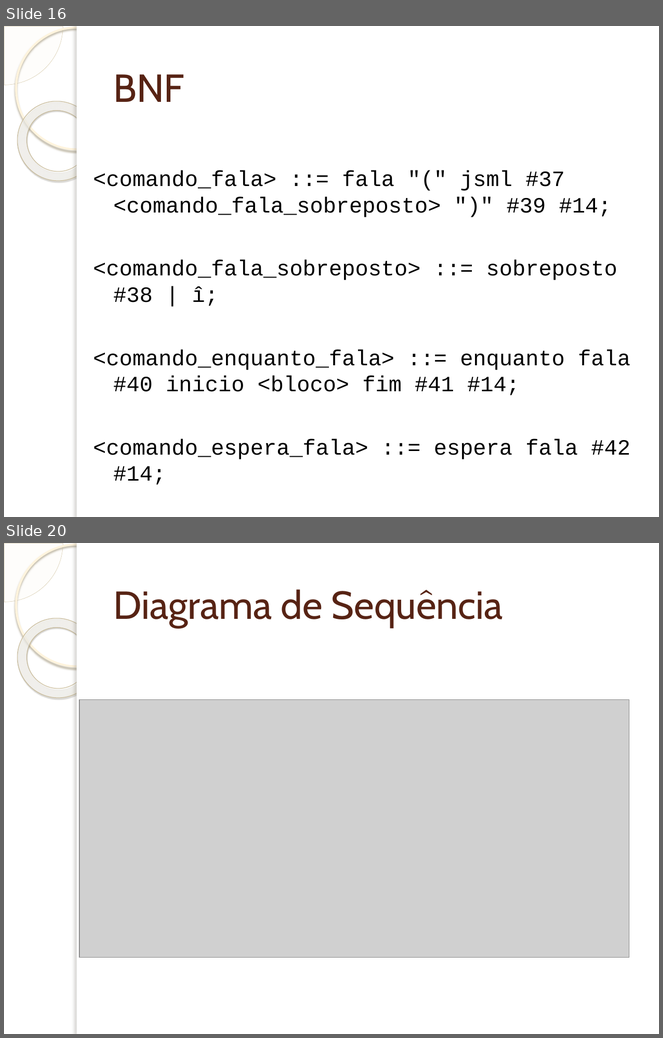
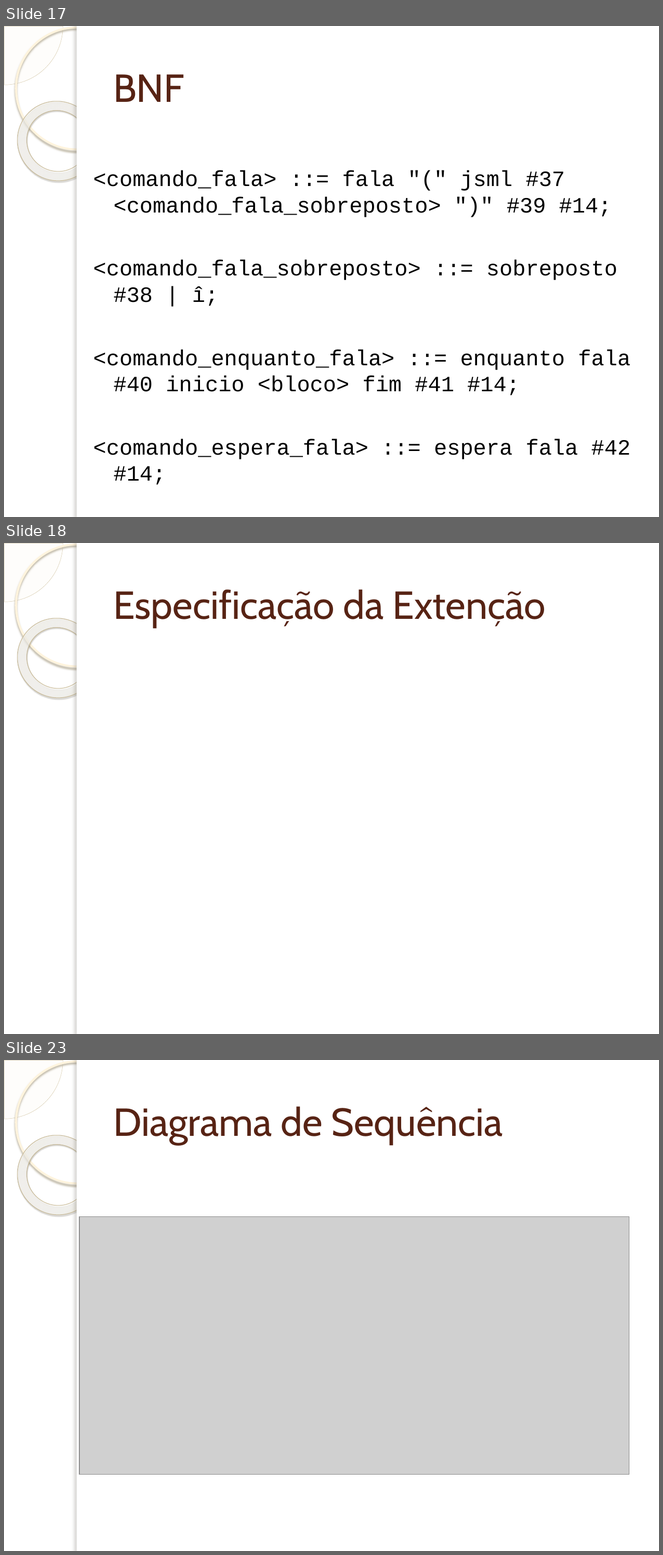
Before and after one commit to wendeldavid/soundwave, a slide deck: docs/tcc/Implementação de Suporta à Programação e Interpretação da.pptx. Shown one above the other, each under a label of ours: slides 16 and 20 before the commit, slides 17, 18 and 23 after it; the slides between them are not shown. The pictures are 663x1038 and 663x1555 pixels, drawn with LibreOffice and Linux fonts; fonts in the diff are those of the drawing; grey boxes stand for pictures; background and template pictures are left out. Boxes give left, top, right and bottom in pixels: in the first picture for what was removed or moved away, otherwise in the second. Text is boxed around its words. In the diff, an @@ line names an element or a change of style, - is before the commit and + after.

```diff
--- a/docs/tcc/Implementação de Suporta à Programação e Interpretação da.pptx
+++ b/docs/tcc/Implementação de Suporta à Programação e Interpretação da.pptx
@@ slide 18 added at (x1=4, y1=543, x2=659, y2=1034), background picture (left out); not listed: 5 template elements that a slide beside it also shows @@
@@ title added at (x1=113, y1=589, x2=546, y2=627), 43 pt, text #572314 @@
+Especificação da Extenção
@@ what was slide 16 is now slide 17 @@
@@ what was slide 20 is now slide 23 @@
```
Also in this commit, not shown: 4 slides changed, 3 other slides added, 1 other file.
